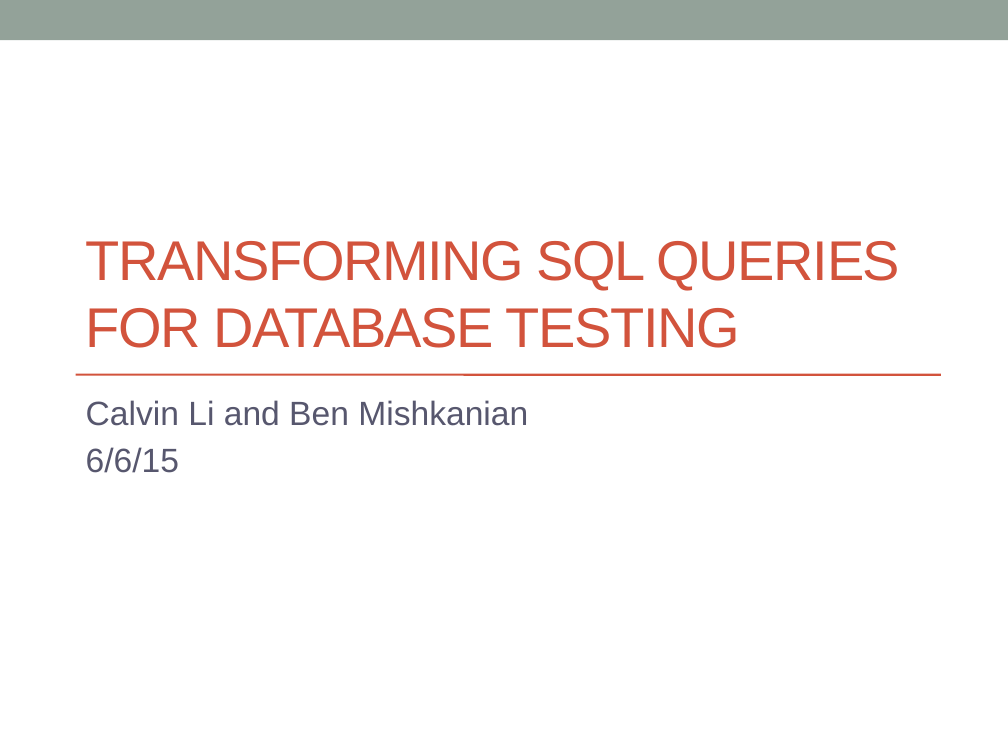
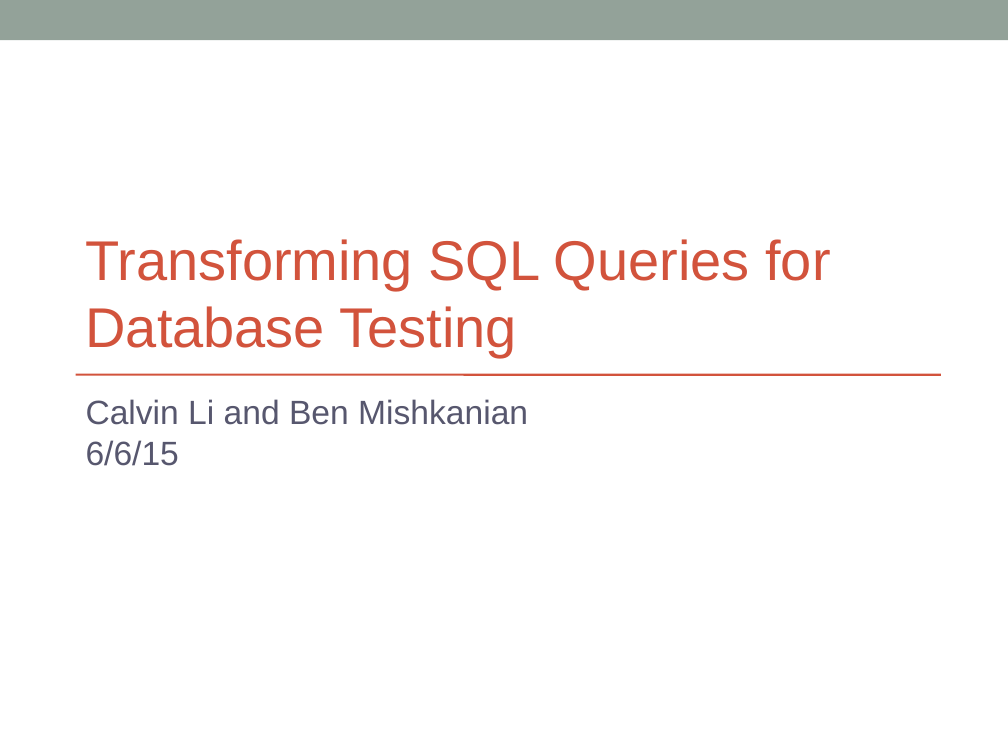
Before and after one commit to benmishkanian/sqltransform, a slide deck: slide 1 of sqltransformpresentation.pptx. Drawn at 1008x756 pixels with LibreOffice and Linux fonts; fonts in the diff are those of the drawing. Boxes give left, top, right and bottom in pixels: in the first picture for what was removed or moved away, otherwise in the second. Text is boxed around its words. In the diff, an @@ line names an element or a change of style, - is before the commit and + after.

Commit message:
finished slides

```diff
--- a/sqltransformpresentation.pptx
+++ b/sqltransformpresentation.pptx
@@ text at [86,239,830,357]: text changed @@
-TRANSFORMING SQL QUERIES FOR DATABASE TESTING
+Transforming SQL Queries for Database Testing
@@ text "Calvin Li and Ben Mishkanian" at [86,399,528,466]: less space between paragraphs @@
```
Also in this commit, not shown: 5 other slides changed, 4 slides added, 1 slide removed, 1 other file.
